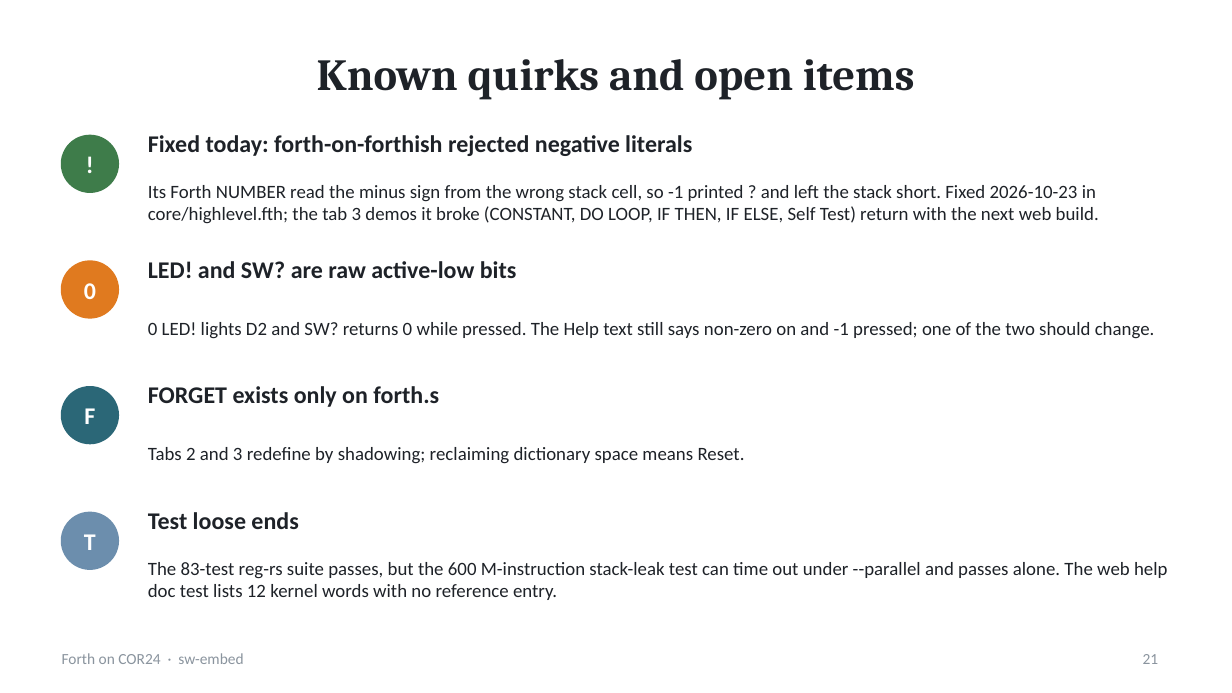
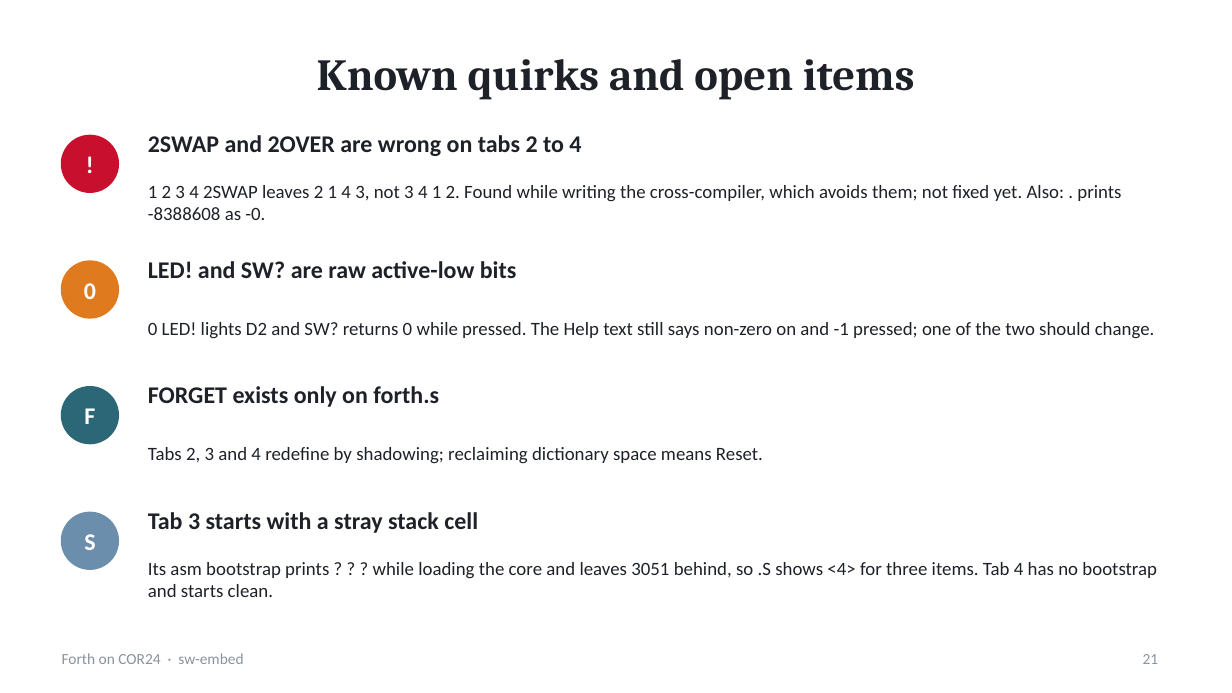
Before and after one commit to sw-embed/web-sw-cor24-forth, a slide deck: slide 21 of docs/forth-on-cor24.odp. Drawn at 1232x693 pixels with LibreOffice and Linux fonts; fonts in the diff are those of the drawing. Boxes give left, top, right and bottom in pixels: in the first picture for what was removed or moved away, otherwise in the second. Text is boxed around its words. In the diff, an @@ line names an element or a change of style, - is before the commit and + after.

```diff
--- a/docs/forth-on-cor24.odp
+++ b/docs/forth-on-cor24.odp
@@ ellipse at [62,136,118,192]: fill #3E7C4A to #C8102E; outline #3E7C4A 0.99 pt to #C8102E 0.99 pt @@
@@ text at [148,135,581,156]: text changed @@
-Fixed today: forth-on-forthish rejected negative literals
+2SWAP and 2OVER are wrong on tabs 2 to 4
@@ text at [148,185,1121,220]: text changed @@
-Its Forth NUMBER read the minus sign from the wrong stack cell, so -1 printed ? and left the stack short. Fixed 2026-10-23 in core/highlevel.fth; the tab 3 demos it broke (CONSTANT, DO LOOP, IF THEN, IF ELSE, Self Test) return with the next web build.
+1 2 3 4 2SWAP leaves 2 1 4 3, not 3 4 1 2. Found while writing the cross-compiler, which avoids them; not fixed yet. Also: . prints -8388608 as -0.
@@ text at [148,447,763,464]: text changed @@
-Tabs 2 and 3 redefine by shadowing; reclaiming dictionary space means Reset.
+Tabs 2, 3 and 4 redefine by shadowing; reclaiming dictionary space means Reset.
@@ text at [84,534,95,550]: text changed @@
-T
+S
@@ text at [148,512,478,533]: text changed @@
-Test loose ends
+Tab 3 starts with a stray stack cell
@@ text at [148,562,1157,597]: text changed @@
-The 83-test reg-rs suite passes, but the 600 M-instruction stack-leak test can time out under --parallel and passes alone. The web help doc test lists 12 kernel words with no reference entry.
+Its asm bootstrap prints ? ? ? while loading the core and leaves 3051 behind, so .S shows <4> for three items. Tab 4 has no bootstrap and starts clean.
```
Also in this commit, not shown: 13 other slides changed, 1 other file.
